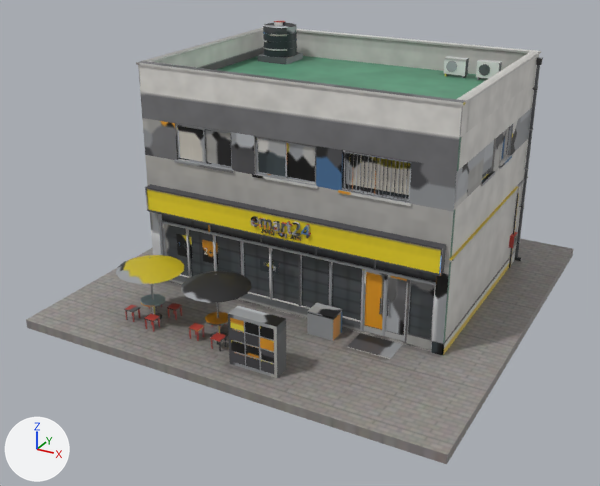
The FBX model cs2_ilsan/CS2Assets/IlsanEmart24/IlsanEmart24.fbx: old version first, new version second.
Rendered twice from a 50 mm lens placed at (13.4, -26.29, 14.6), pointed at (-0.34, -1.33, 2.11). Arrows for +X, +Y and +Z are at lower left; the lights stay in place. The first picture is the older version. Where no turn or scale is listed for an object, it has been applied to the vertices.

In view in the first picture: 'IlsanEmart24'.
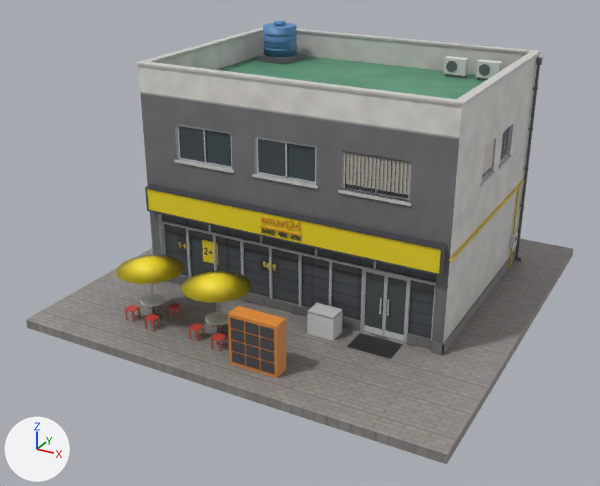
What differs and where, as boxes (x1, y1, x2, y2) in the pictures (600 x 486 px; the box of a moved part takes in the faces that stretch with it):
```json
{"part": 1, "of": "me_ilsanemart24", "change": "deleted", "before": [251, 216, 259, 227]}
{"part": 2, "of": "me_ilsanemart24", "change": "moved or reshaped", "before": [259, 218, 311, 238], "after": [260, 217, 302, 236]}
{"part": 3, "of": "me_ilsanemart24", "change": "surface changed", "before": [116, 21, 543, 378], "after": [116, 21, 543, 378]}
```

The change, as JSON lines over the scene's bpy script:
```json
{"block": "me_ilsanemart24", "where": "# used by ob_ilsanemart24; location = (0.0, 0.0, 0.0)"}
{"op": "remove", "block": "me_ilsanemart24", "code": "me_ilsanemart24.from_pydata(...)  # 10986 vertices, 16809 faces; spans x -7.9..7.9, y -7.9..7.9, z -0.3..9.1"}
{"op": "add", "block": "me_ilsanemart24", "code": "me_ilsanemart24.from_pydata(...)  # 11022 vertices, 16853 faces; spans x -7.9..7.9, y -7.9..7.9, z -0.3..9.1"}
{"block": "me_ilsanemart24", "change": "me_ilsanemart24 part 1: the loose piece of 390 vertices spanning x -1.2..-0.9, y -3.4..-3.3, z 3.4..3.7 is deleted"}
{"block": "me_ilsanemart24", "change": "me_ilsanemart24 part 2: 358 vertices moved from x -0.8..1.2, y -3.4..-3.3, z 3.4..3.9 to x -0.8..0.8, y -3.4..-3.3, z 3.4..3.9; 1377 vertices removed from x -0.8..1.2, y -3.4..-3.3, z 3.4..3.9; 1803 vertices added at x -0.8..0.8, y -3.3, z 3.4..3.9"}
{"block": "me_ilsanemart24", "change": "me_ilsanemart24 part 3: 12744 kept faces spanning x -6.3..6.3, y -6.9..7.0, z 0.0..9.1 get new texture (UV) coordinates"}
{"block": "me_ilsanemart24", "change": "other edits to the shape of me_ilsanemart24 do not show in these pictures"}
```
